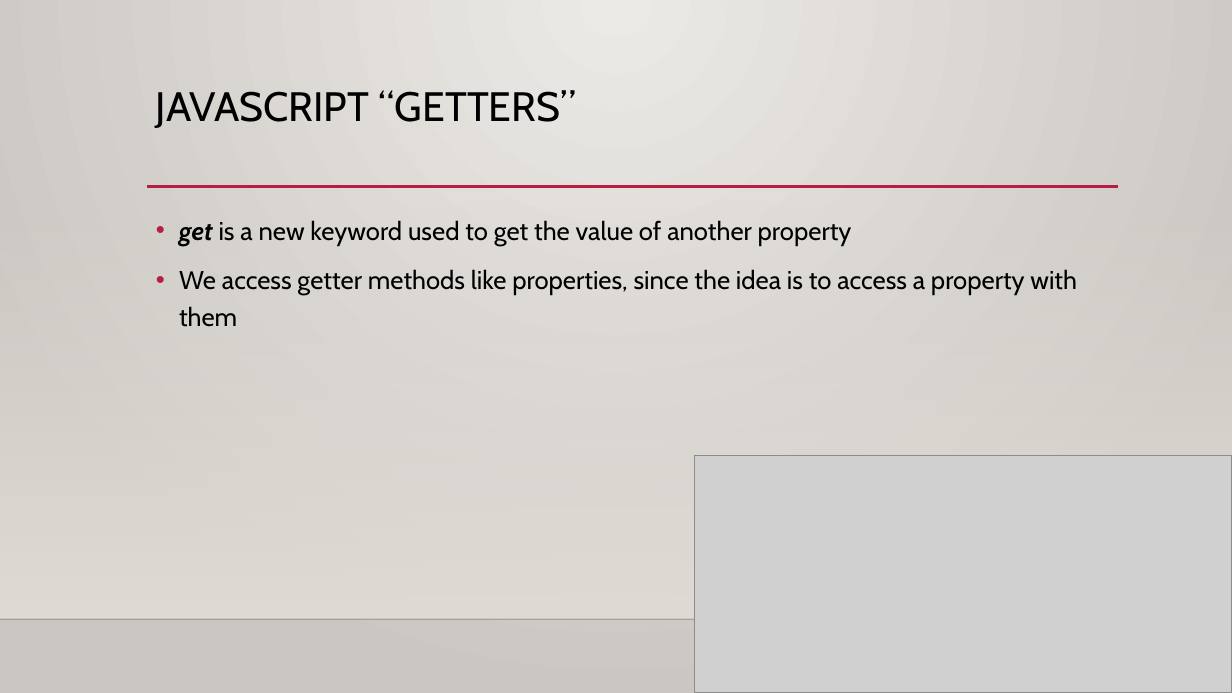
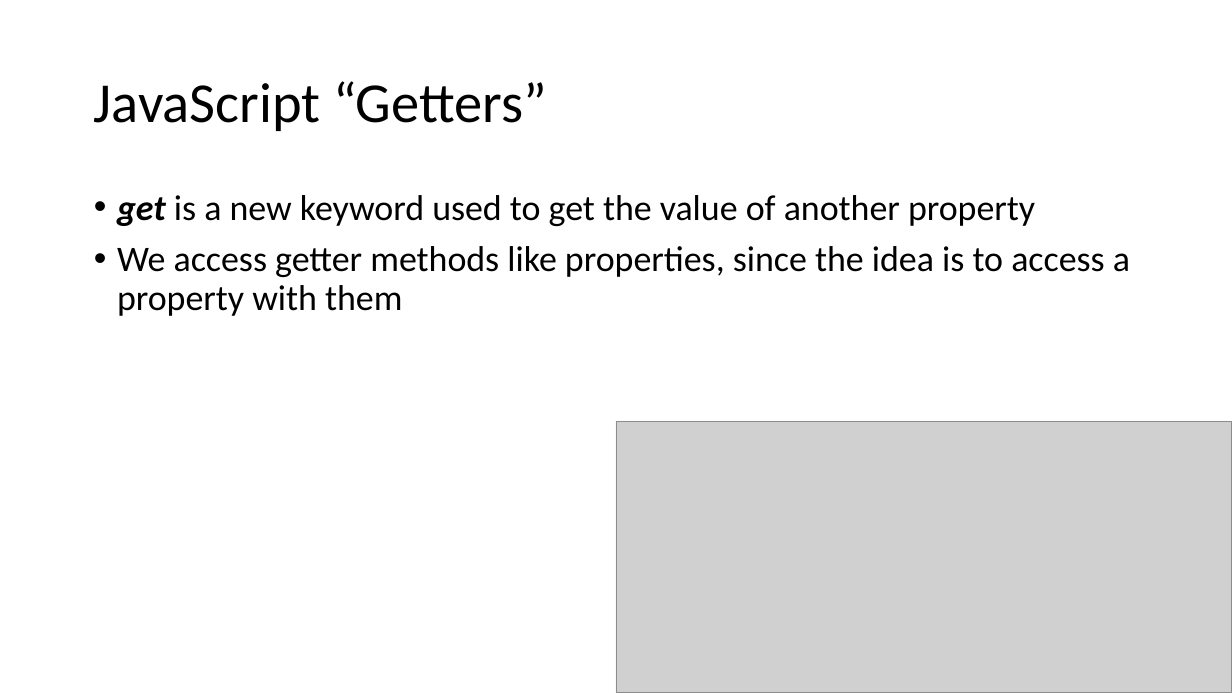
Before and after one commit to YWCANWIL-TechLab/Module11-Objects, a slide deck: slide 33 of slides/Module 11 - Objects.pptx. Drawn at 1232x693 pixels with LibreOffice and Linux fonts; fonts in the diff are those of the drawing; grey boxes stand for pictures; background and template pictures are left out. Boxes give left, top, right and bottom in pixels: in the first picture for what was removed or moved away, otherwise in the second. Text is boxed around its words. In the diff, an @@ line names an element or a change of style, - is before the commit and + after.

```diff
--- a/slides/Module 11 - Objects.pptx
+++ b/slides/Module 11 - Objects.pptx
@@ background gradient #ECEAE7 to #CAC7C1 to #FFFFFF @@
@@ title "JavaScript “Getters”" at (94,81,547,131): vertical alignment top to middle @@
@@ title at (94,81,547,131): text changed; size 32 to 44 pt; font Cabin to Calibri @@
-JAVASCRIPT “GETTERS”
+JavaScript “Getters”
@@ rectangle removed at (0,204,1232,619) @@
@@ text "get is a new keyword ...": place and size @@
-text "get is a new keyword ..." at (179,220,1077,327)
+text "get is a new keyword ..." at (117,195,1130,316)
@@ text "get is a new keyword ..." at (117,195,1130,316): size 20 to 28 pt, font Cabin to Calibri; line spacing 1.2 to 0.9 @@
@@ line removed from (147, 187) to (1118, 187) @@
@@ picture: place and size @@
-picture at (695,456,1232,693)
+picture at (616,421,1232,693)
@@ line removed from (0, 619) to (1232, 619) @@
```
Also in this commit, not shown: 43 other slides changed, 8 other files.
